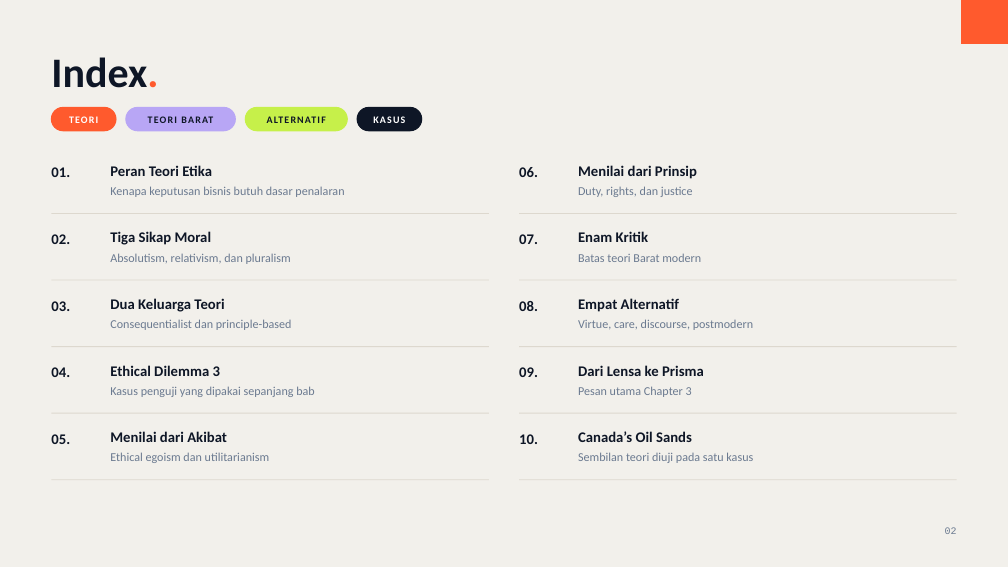
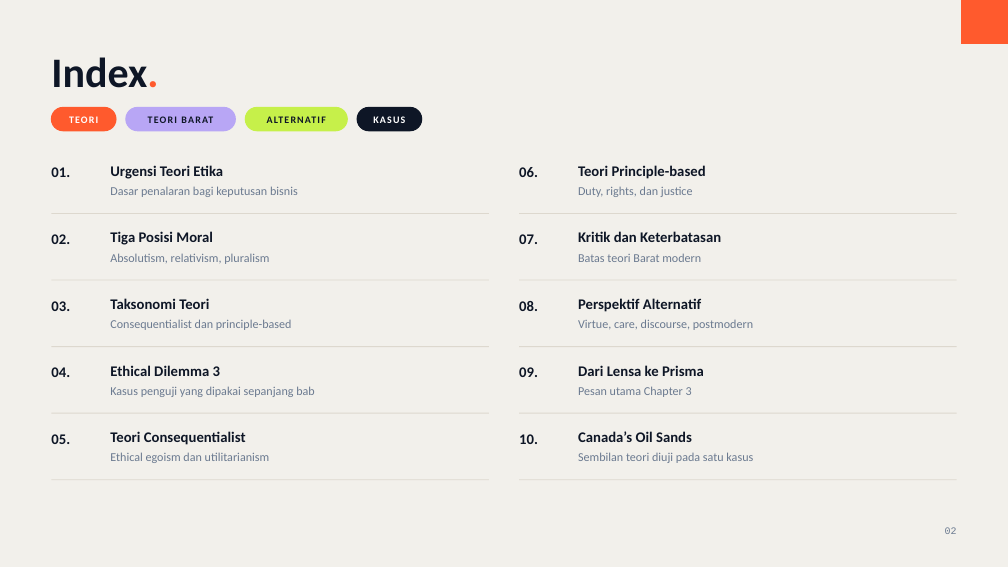
Before and after one commit to aslihabnuri/Dom-Manipulation, a slide deck: slide 2 of business-ethics/chapter-3/decks/Deck-1-Evaluating-Business-Ethics.pptx. Drawn at 1008x567 pixels with LibreOffice and Linux fonts; fonts in the diff are those of the drawing. Boxes give left, top, right and bottom in pixels: in the first picture for what was removed or moved away, otherwise in the second. Text is boxed around its words. In the diff, an @@ line names an element or a change of style, - is before the commit and + after.

```diff
--- a/business-ethics/chapter-3/decks/Deck-1-Evaluating-Business-Ethics.pptx
+++ b/business-ethics/chapter-3/decks/Deck-1-Evaluating-Business-Ethics.pptx
@@ text at (110,165,223,179): text changed @@
-Peran Teori Etika
+Urgensi Teori Etika
@@ text at (578,165,706,179): text changed @@
-Menilai dari Prinsip
+Teori Principle-based
@@ text at (110,186,298,197): text changed @@
-Kenapa keputusan bisnis butuh dasar penalaran
+Dasar penalaran bagi keputusan bisnis
@@ text at (110,231,213,245): text changed @@
-Tiga Sikap Moral
+Tiga Posisi Moral
@@ text at (578,231,721,242): text changed @@
-Enam Kritik
+Kritik dan Keterbatasan
@@ text at (110,253,269,264): text changed @@
-Absolutism, relativism, dan pluralism
+Absolutism, relativism, pluralism
@@ text at (110,298,209,309): text changed @@
-Dua Keluarga Teori
+Taksonomi Teori
@@ text at (578,298,701,312): text changed @@
-Empat Alternatif
+Perspektif Alternatif
@@ text at (110,431,246,445): text changed @@
-Menilai dari Akibat
+Teori Consequentialist
```
Also in this commit, not shown: 15 other slides changed, 5 other files.
